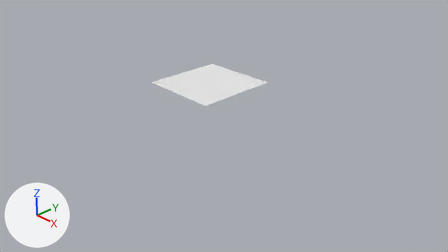
A saved change to the Blender file Resources/mapparts/part16.blend.
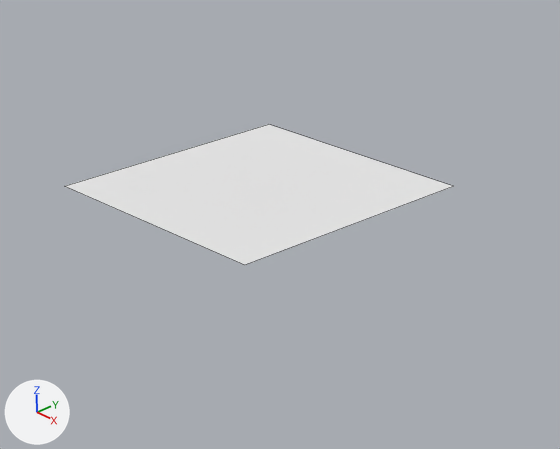
Old and new are each drawn from the file's camera 'Camera' and again close up on the part from 29% to 67% of the width and 11% to 64% of the height. Every picture has the same lights, and +X, +Y and +Z are marked at lower left. The close-ups show mesh edges as thin lines.
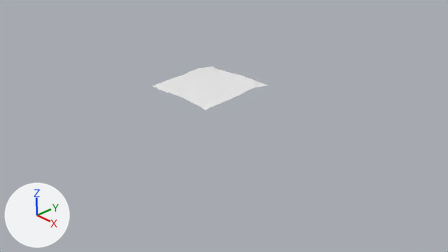
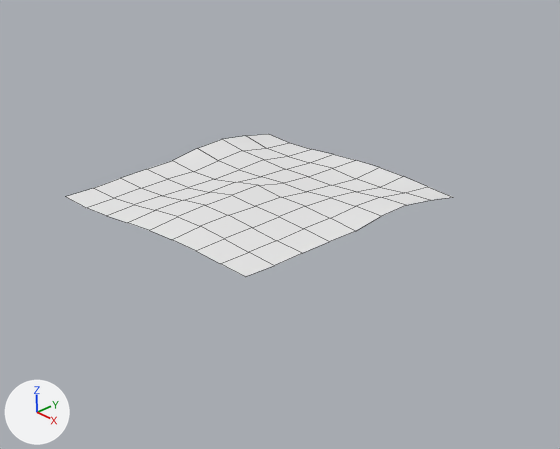
Changed parts and their boxes [x1, y1, x2, y2] in the close-ups (560 x 449 px):
'Cube.000', reshaped, moved
    before: [65, 124, 453, 265]
    after: [66, 134, 452, 277]
part 1 of me_cube_009, built on
    before: [65, 124, 453, 265]
    after: [66, 134, 452, 277]

Edits to the bpy script that builds the scene:
```text
Change me_cube_009:
    used by ob_cube_000; location = (0.0, 0.0, 0.0)
    remove me_cube_009.from_pydata(...)  # 4 vertices, 1 face; spans x -1.0..1.0, y -1.0..1.0, z 1.6
    add me_cube_009.from_pydata(...)  # 81 vertices, 64 faces; spans x -1.0..1.0, y -1.0..1.0, z 1.6..1.71
    me_cube_009 part 1: the whole mesh is rebuilt
    me_cube_009 part 2: the surface is now shaded smooth
Change ob_cube_000:
    ob_cube_000.location: (0.0, 0.0, 0.0) -> (0.0, 0.0, -0.1)
```
